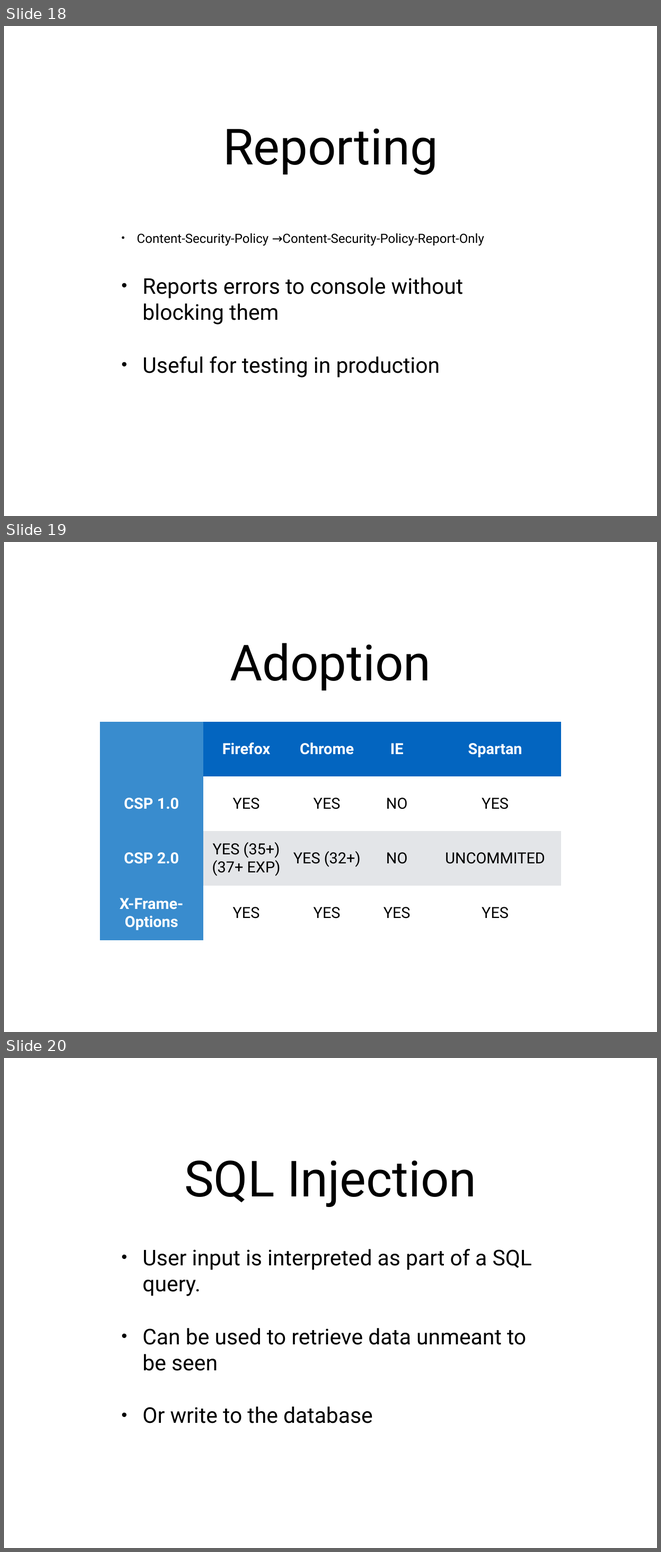
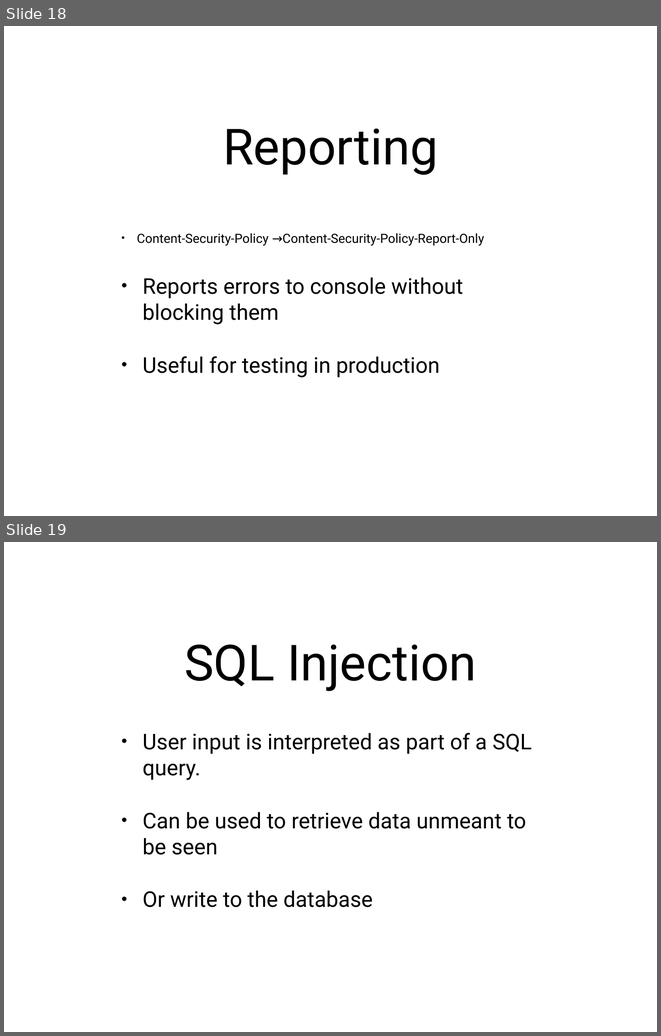
Before and after one commit to vcsjones/Presentations, a slide deck: HRNUG.2015.02/ASPNET Security.pptx. Shown one above the other, each under a label of ours: slides 18, 19 and 20 before the commit, slides 18 and 19 after it. The pictures are 661x1552 and 661x1036 pixels, drawn with LibreOffice and Linux fonts; fonts in the diff are those of the drawing. Boxes give left, top, right and bottom in pixels: in the first picture for what was removed or moved away, otherwise in the second. Text is boxed around its words. In the diff, an @@ line names an element or a change of style, - is before the commit and + after.

```diff
--- a/HRNUG.2015.02/ASPNET Security.pptx
+++ b/HRNUG.2015.02/ASPNET Security.pptx
@@ slide 19 removed at [4, 542, 657, 1032], background #FFFFFF @@
@@ title removed at [230, 643, 431, 690] @@
-Adoption
@@ table removed at [100, 722, 561, 941], 4 rows, 5 columns @@
- | Firefox | Chrome | IE | Spartan
-CSP 1.0 | YES | YES | NO | YES
-CSP 2.0 | YES (35+)(37+ EXP) | YES (32+) | NO | UNCOMMITED
-X-Frame-Options | YES | YES | YES | YES
@@ what was slide 20 is now slide 19 @@
```
Also in this commit, not shown: 2 slides changed, 1 other file.
